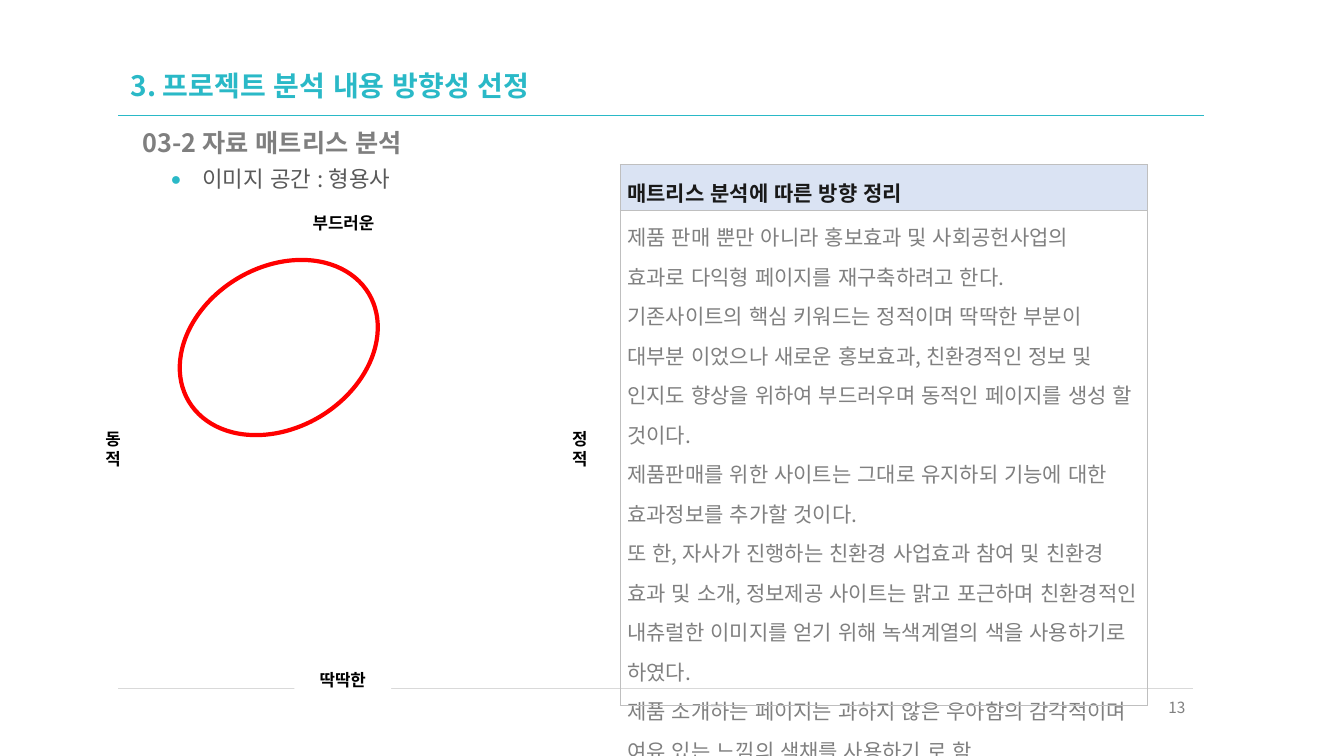
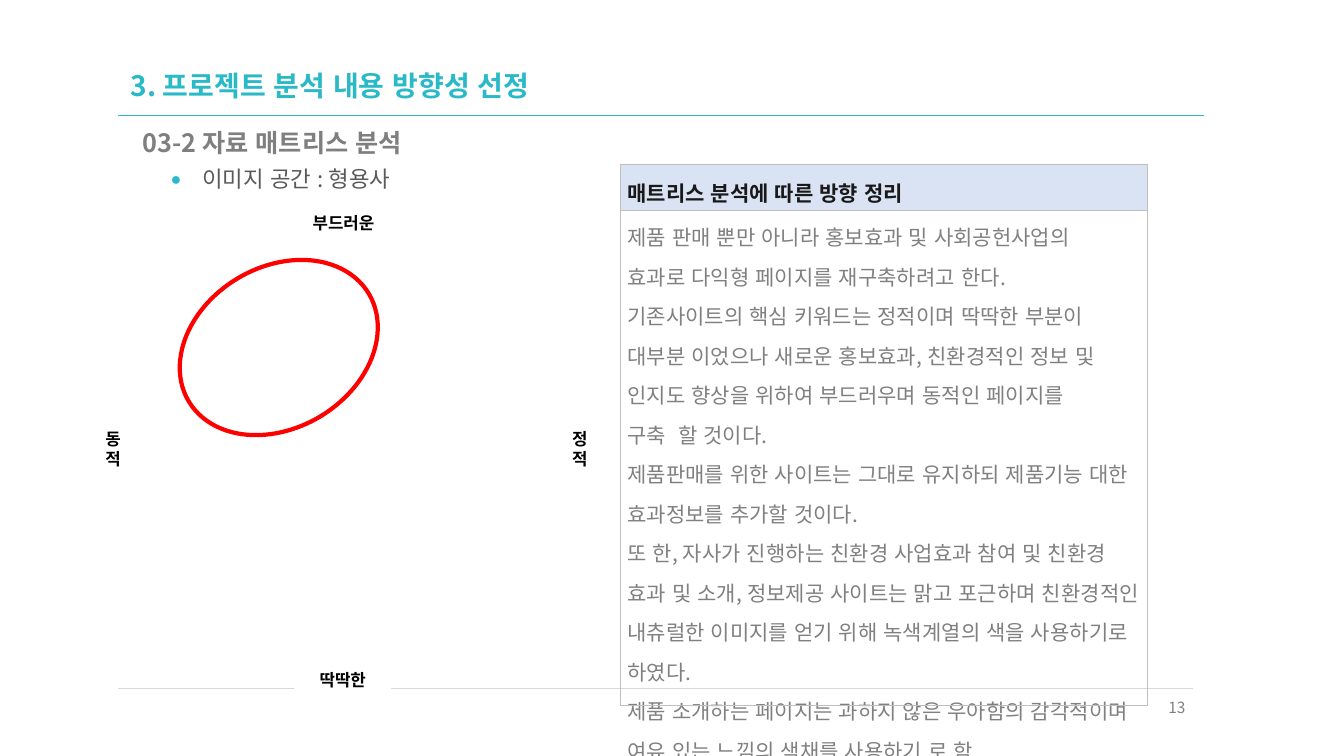
Before and after one commit to gyuwanc1/b_gyuwan, a slide deck: slide 13 of Navien House.pptx. Drawn at 1344x756 pixels with LibreOffice and Linux fonts; fonts in the diff are those of the drawing; background and template pictures are left out. Boxes give left, top, right and bottom in pixels: in the first picture for what was removed or moved away, otherwise in the second. Text is boxed around its words. In the diff, an @@ line names an element or a change of style, - is before the commit and + after.

```diff
--- a/Navien House.pptx
+++ b/Navien House.pptx
@@ table at (620,164,1146,725) @@
-row 2, column 1: 제품 판매 뿐만 아니라 홍보효과 및 사회공헌사업의 / 효과로 다익형 페이지를 재구축하려고 한다. / 기존사이트의 핵심 키워드는 정적이며 딱딱한 부분이 대부분 이었으나 새로운 홍보효과, 친환경적인 정보 및 인지도 향상을 위하여 부드러우며 동적인 페이지를 생성 할 것이다. / 제품판매를 위한 사이트는 그대로 유지하되 기능에 대한 효과정보를 추가할 것이다. / 또 한, 자사가 진행하는 친환경 사업효과 참여 및 친환경 효과 및 소개, 정보제공 사이트는 맑고 포근하며 친환경적인 내츄럴한 이미지를 얻기 위해 녹색계열의 색을 사용하기로 하였다. / 제품 소개하는 페이지는 과하지 않은 우아함의 감각적이며 여유 있는 느낌의 색채를 사용하기 로 함
+row 2, column 1: 제품 판매 뿐만 아니라 홍보효과 및 사회공헌사업의 / 효과로 다익형 페이지를 재구축하려고 한다. / 기존사이트의 핵심 키워드는 정적이며 딱딱한 부분이 대부분 이었으나 새로운 홍보효과, 친환경적인 정보 및 인지도 향상을 위하여 부드러우며 동적인 페이지를 / 구축 할 것이다. / 제품판매를 위한 사이트는 그대로 유지하되 제품기능 대한 효과정보를 추가할 것이다. / 또 한, 자사가 진행하는 친환경 사업효과 참여 및 친환경 효과 및 소개, 정보제공 사이트는 맑고 포근하며 친환경적인 내츄럴한 이미지를 얻기 위해 녹색계열의 색을 사용하기로 하였다. / 제품 소개하는 페이지는 과하지 않은 우아함의 감각적이며 여유 있는 느낌의 색채를 사용하기 로 함
@@ letter spacing 0 to 0.1 pt in "매트리스 분석에 따른 방향 정리" @@
```
Also in this commit, not shown: 4 other slides changed, 1 slide added.
